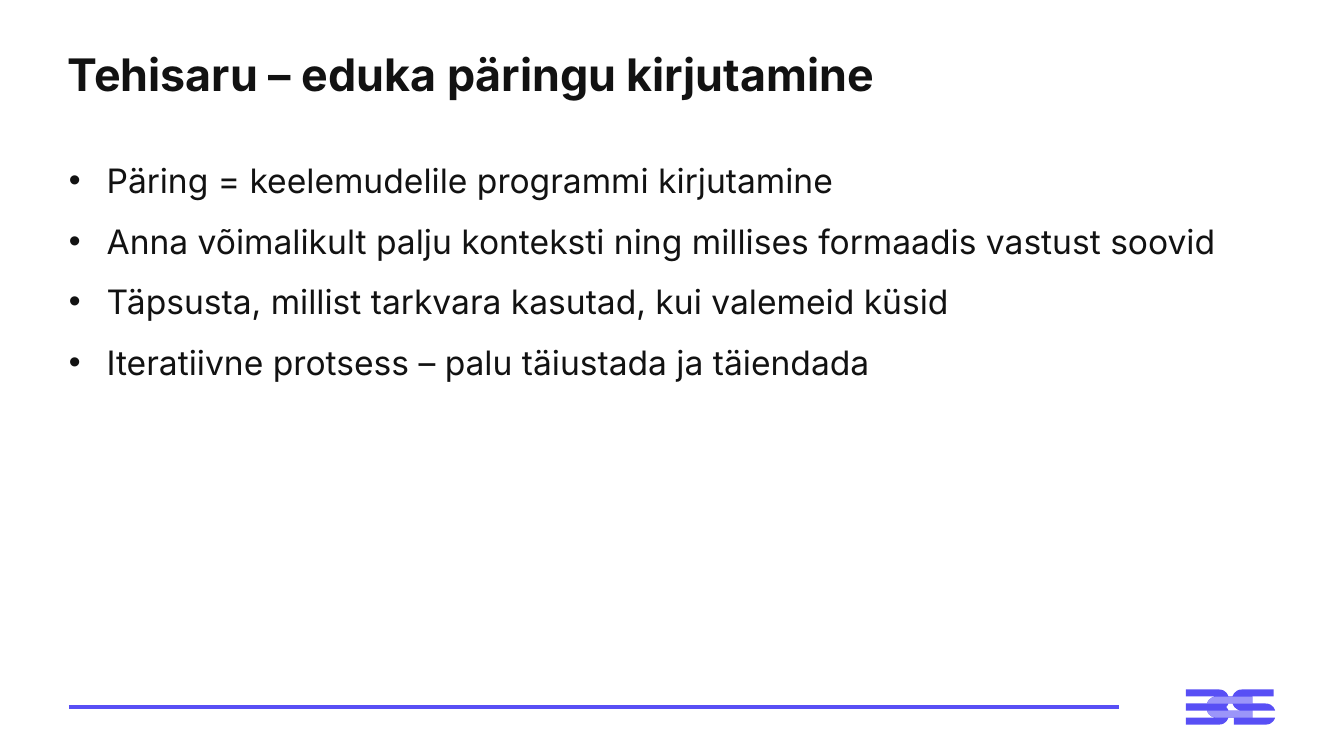
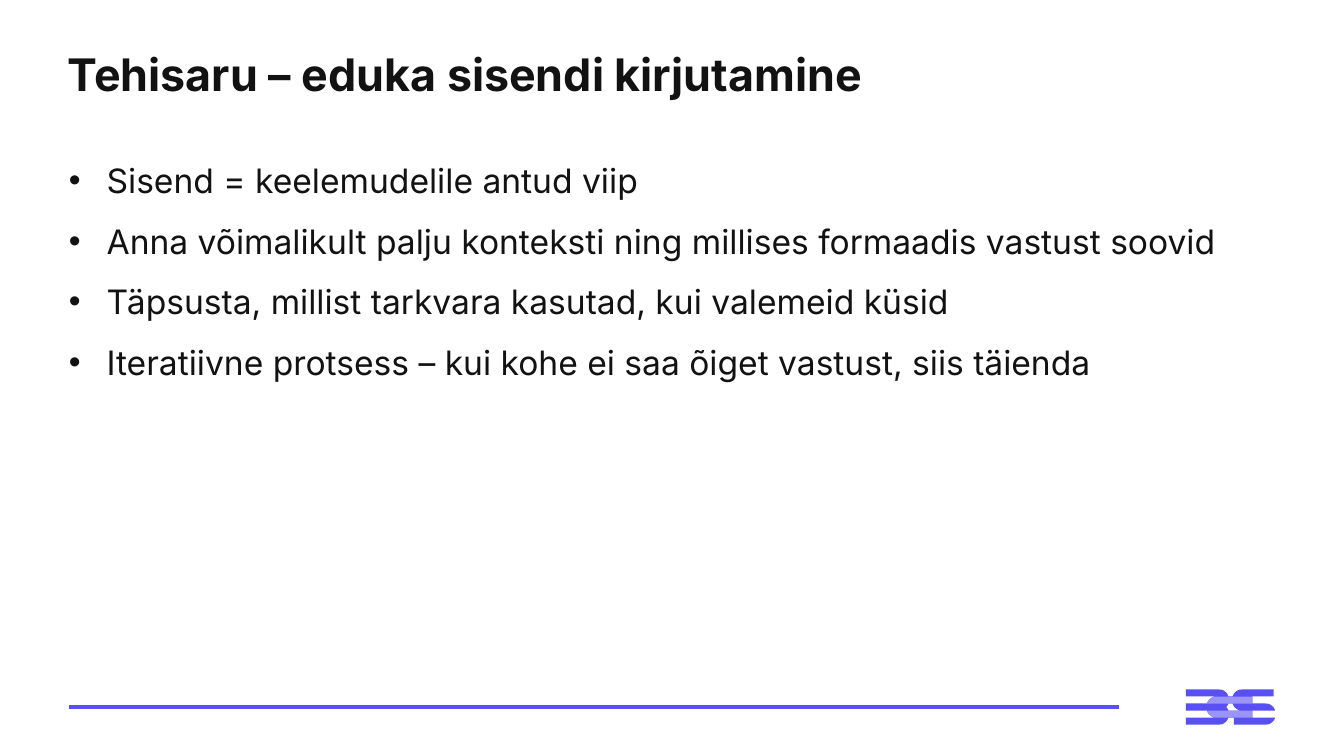
Before and after one commit to virverani/andmetarkus_2026_kevad, a slide deck: slide 9 of Day15/15-paev-andmetarkus-esitlus.pptx (slide 7 before the commit). Drawn at 1344x756 pixels with LibreOffice and Linux fonts; fonts in the diff are those of the drawing. Boxes give left, top, right and bottom in pixels: in the first picture for what was removed or moved away, otherwise in the second. Text is boxed around its words. In the diff, an @@ line names an element or a change of style, - is before the commit and + after.

```diff
--- a/Day15/15-paev-andmetarkus-esitlus.pptx
+++ b/Day15/15-paev-andmetarkus-esitlus.pptx
@@ title at [68, 56, 862, 100]: text changed @@
-Tehisaru – eduka päringu kirjutamine
+Tehisaru – eduka sisendi kirjutamine
@@ text at [107, 167, 638, 200]: text changed @@
-• Päring = keelemudelile programmi kirjutamine
+• Sisend = keelemudelile antud viip
@@ text at [107, 349, 1090, 382]: text changed @@
-• Iteratiivne protsess – palu täiustada ja täiendada
+• Iteratiivne protsess – kui kohe ei saa õiget vastust, siis täienda
```
Also in this commit, not shown: 3 other slides changed, 1 slide added, 12 other files.
